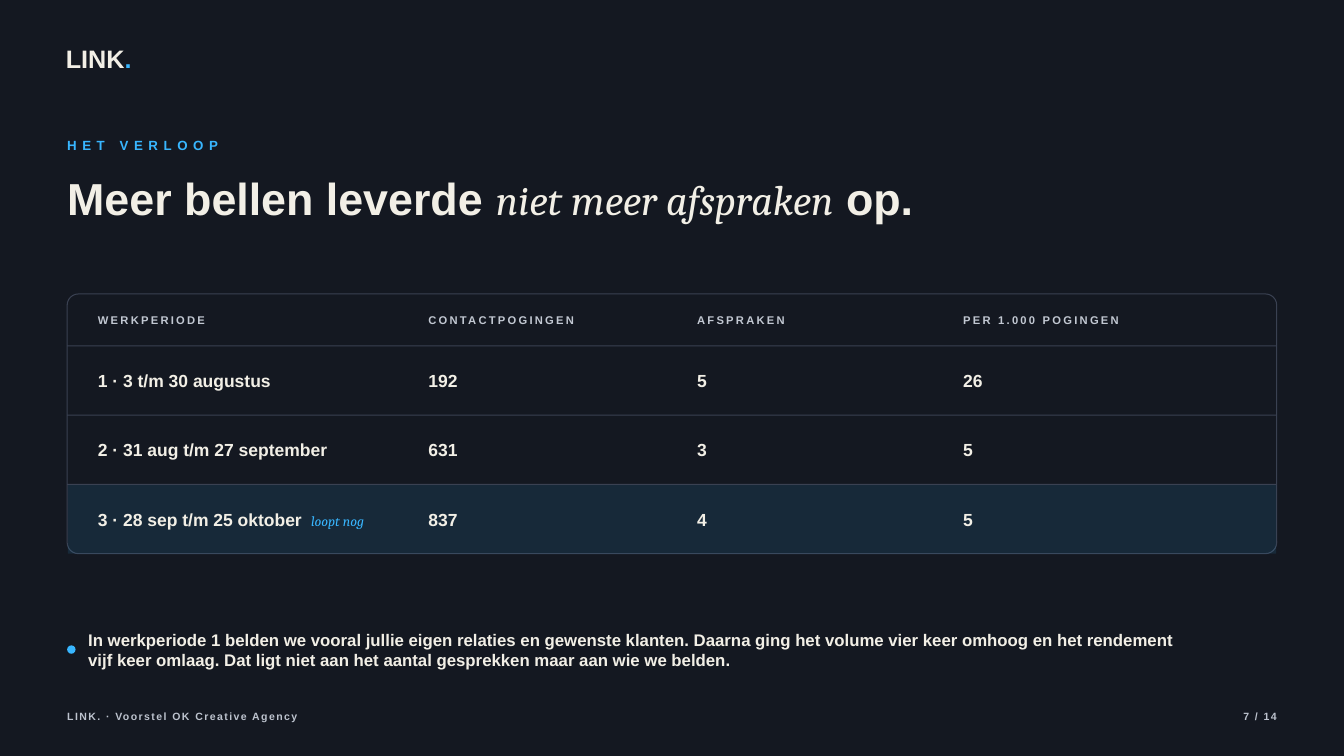
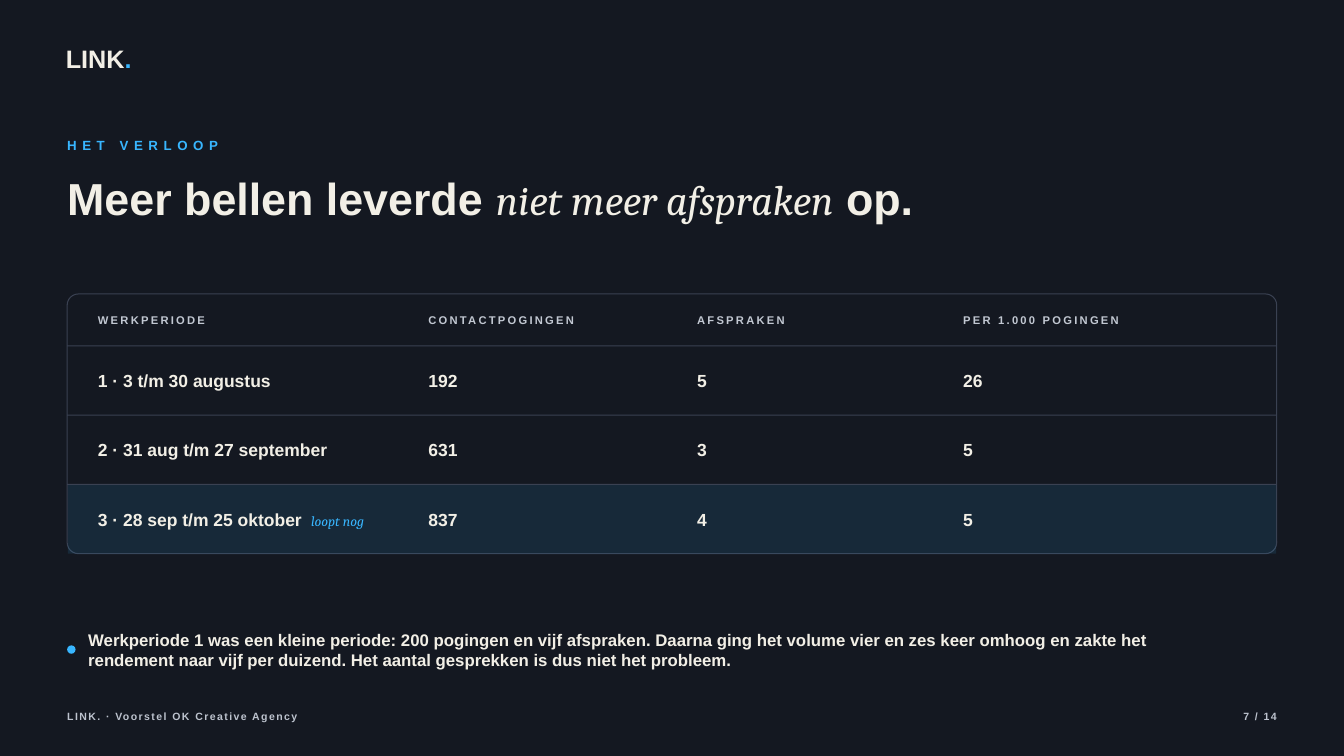
Before and after one commit to hens-lang/Test, a slide deck: slide 7 of output/LINK. voorstel OK Creative Agency.pptx. Drawn at 1344x756 pixels with LibreOffice and Linux fonts; fonts in the diff are those of the drawing. Boxes give left, top, right and bottom in pixels: in the first picture for what was removed or moved away, otherwise in the second. Text is boxed around its words. In the diff, an @@ line names an element or a change of style, - is before the commit and + after.

```diff
--- a/output/LINK. voorstel OK Creative Agency.pptx
+++ b/output/LINK. voorstel OK Creative Agency.pptx
@@ text at bbox=[88, 634, 1146, 670]: text changed @@
-In werkperiode 1 belden we vooral jullie eigen relaties en gewenste klanten. Daarna ging het volume vier keer omhoog en het rendement vijf keer omlaag. Dat ligt niet aan het aantal gesprekken maar aan wie we belden.
+Werkperiode 1 was een kleine periode: 200 pogingen en vijf afspraken. Daarna ging het volume vier en zes keer omhoog en zakte het rendement naar vijf per duizend. Het aantal gesprekken is dus niet het probleem.
```
Also in this commit, not shown: 3 other slides changed, 9 other files.
